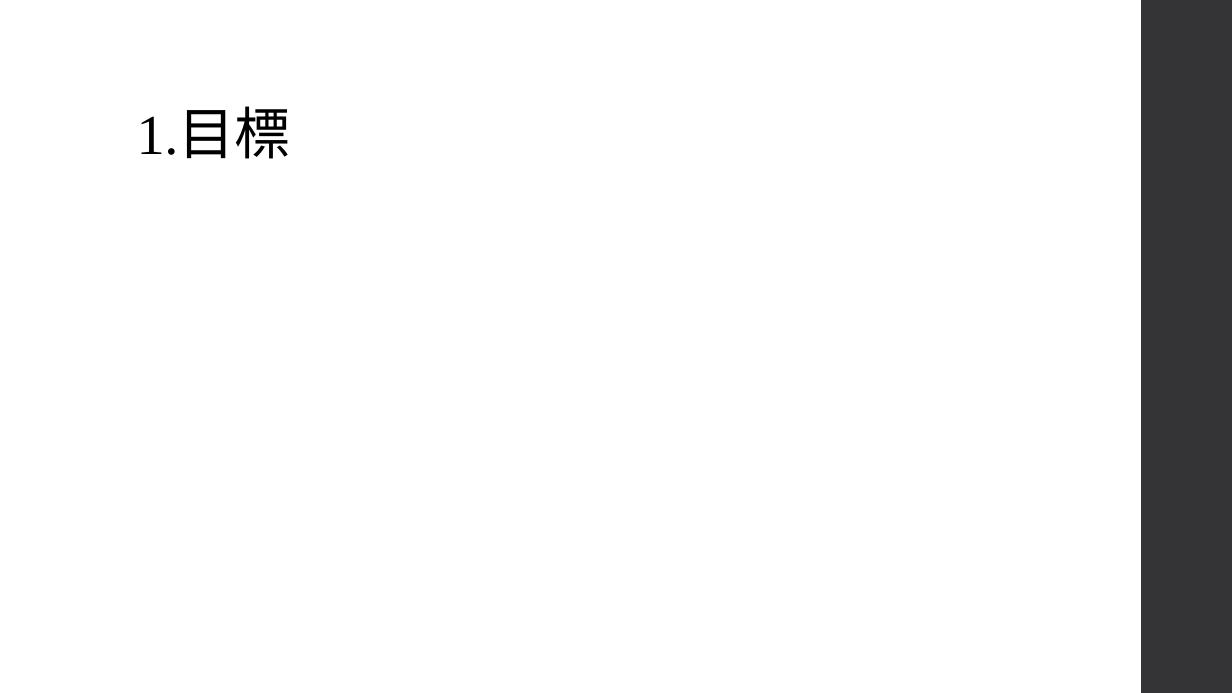
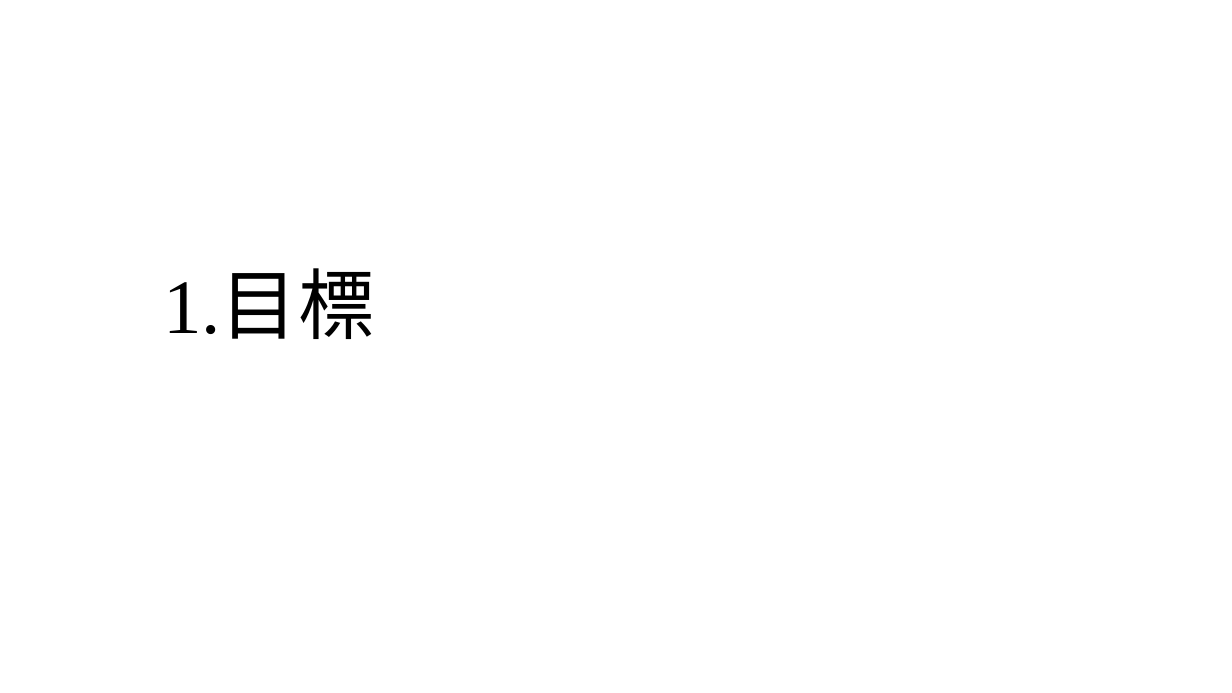
Before and after one commit to Yushinni/ca2024f, a slide deck: slide 2 of hw03.pptx. Drawn at 1232x693 pixels with LibreOffice and Linux fonts; fonts in the diff are those of the drawing. Boxes give left, top, right and bottom in pixels: in the first picture for what was removed or moved away, otherwise in the second. Text is boxed around its words. In the diff, an @@ line names an element or a change of style, - is before the commit and + after.

```diff
--- a/hw03.pptx
+++ b/hw03.pptx
@@ rectangle removed at box(1141, 0, 1232, 693) @@
@@ title "1.目標": place and size @@
-title "1.目標" at box(137, 110, 291, 159)
+title "1.目標" at box(163, 273, 375, 339)
@@ title "1.目標" at box(163, 273, 375, 339): size 44 to 60 pt, letter spacing -0.5 to 0 pt @@
```
Also in this commit, not shown: 6 other slides changed, 8 slides added, 1 slide removed, 1 other file.
